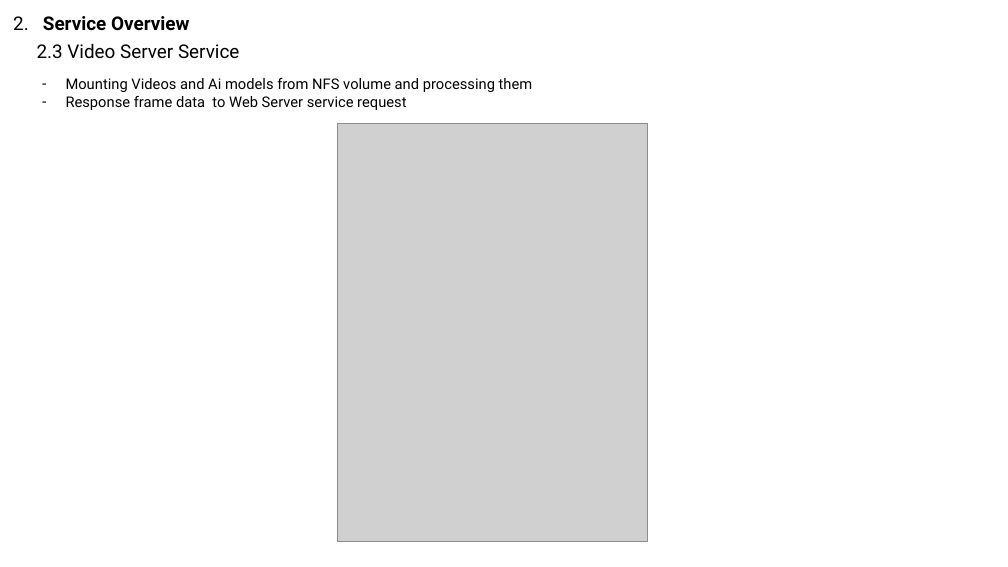
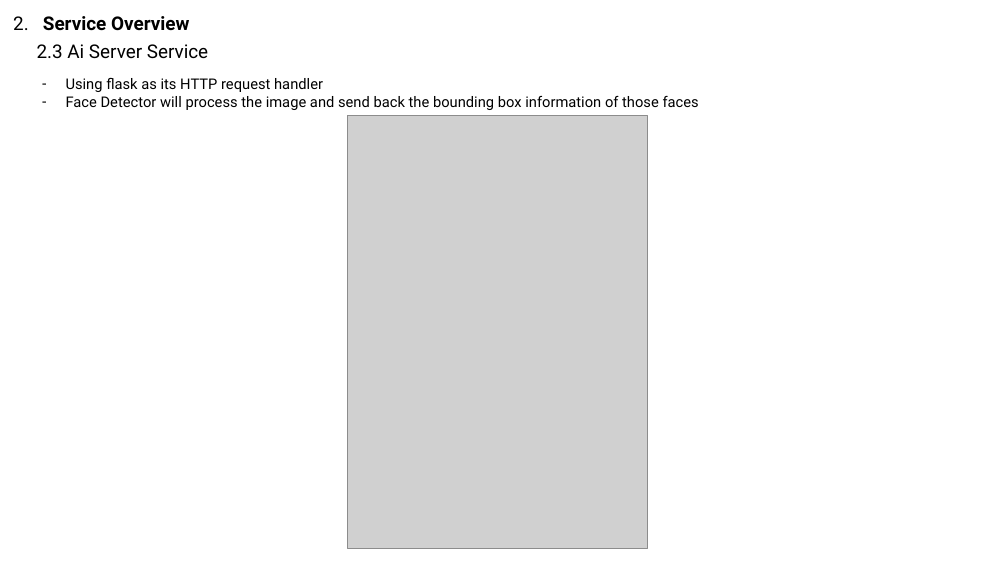
Before and after one commit to truongvanhuy2000/Video-Streaming, a slide deck: slide 7 of Docs/Overview.pptx. Drawn at 1008x567 pixels with LibreOffice and Linux fonts; fonts in the diff are those of the drawing; grey boxes stand for pictures. Boxes give left, top, right and bottom in pixels: in the first picture for what was removed or moved away, otherwise in the second. Text is boxed around its words. In the diff, an @@ line names an element or a change of style, - is before the commit and + after.

```diff
--- a/Docs/Overview.pptx
+++ b/Docs/Overview.pptx
@@ text at (37, 44, 208, 59): text changed @@
-2.3 Video Server Service
+2.3 Ai Server Service
@@ text at (66, 78, 699, 110): text changed @@
-– Mounting Videos and Ai models from NFS volume and processing them
-– Response frame data to Web Server service request
+– Using flask as its HTTP request handler
+– Face Detector will process the image and send back the bounding box information of those faces
@@ picture: place and size @@
-picture at (338, 123, 648, 541)
+picture at (348, 116, 648, 549)
```
Also in this commit, not shown: 6 other slides changed, 3 slides added, 2 slides removed.
